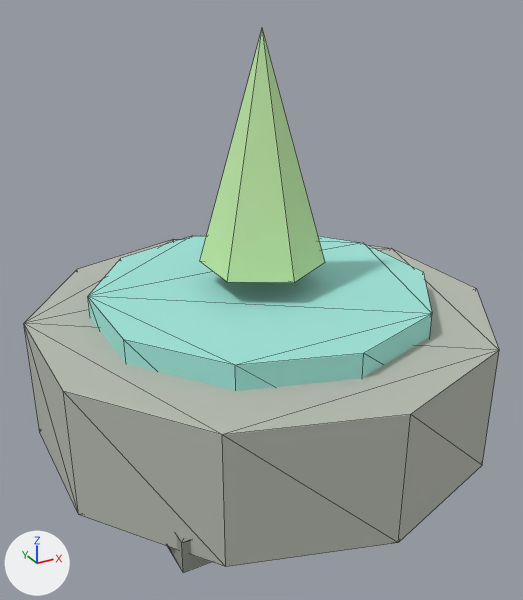
The glTF model assets/models/grove/grove_bloom_well.glb, before and after one commit.
Rendered twice from a 50 mm camera at (-20.9, -38.0, 29.3) aimed at (-0.7, -1.2, 10.9). Lighting does not change. The marker at lower left points along +X, +Y and +Z. The first picture is the older version. Mesh edges are drawn as thin lines. Vertices at exactly the same position are counted once.

Before the edit, the objects in view are built like this:
```python
me_cube = bpy.data.meshes.new('Cube')
me_cube.from_pydata(...)  # a box spanning x -10.5..10.5, y -10.5..10.5, z 1.0..3.0; a 10-sided cylinder along z spanning x -14.3..14.3, y -15.0..15.0, z 2.0..10.0; a 10-sided cylinder along z spanning x -10.5..10.5, y -11.0..11.0, z 6.5..11.5; a 6-sided cone pointing to +z spanning x -3.5..3.5, y -4.0..4.0, z 13.0..27.0
me_cube.materials.append(mat_main)
ob_grove_bloom_well = bpy.data.objects.new('grove_bloom_well', me_cube)
ob_grove_bloom_well.location = (0.0, 0.0, 0.0)
```
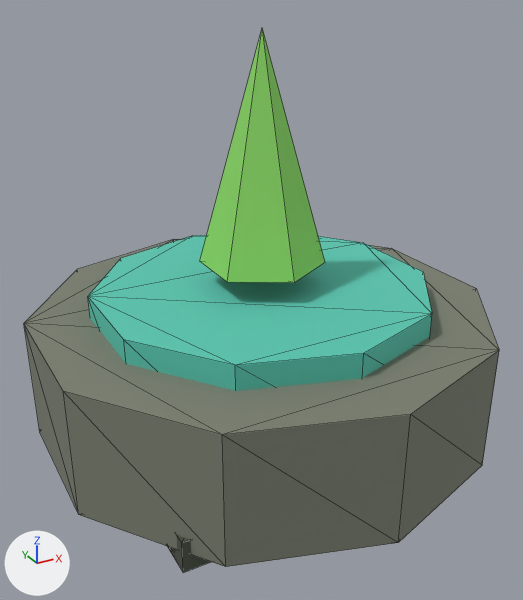
The change, as a diff of the scene's bpy script:
```diff
--- a/assets/models/grove/grove_bloom_well.glb.py
+++ b/assets/models/grove/grove_bloom_well.glb.py
@@ me_cube @@
 me_cube.from_pydata(...)  # 55 vertices, 94 faces; spans x -14.3..14.3, y -15.0..15.0, z 1.0..27.0
 # used by ob_grove_bloom_well; location = (0.0, 0.0, 0.0)
+# me_cube part 1: 36 faces centred in x -14.3..14.3, y -14.0..14.0, z 2.0..10.0 are repainted in the vertex colours; the middle colour goes from grey #b8bcb1 to grey #7a7f70
+# me_cube part 2: 36 faces centred in x -10.5..10.5, y -10.3..10.3, z 6.5..11.5 are repainted in the vertex colours; the middle colour goes from cyan #a0e5da to cyan #59c7b2
+# me_cube part 3: 12 faces centred in x -10.5..10.5, y -10.5..10.5, z 1.0..3.0 are repainted in the vertex colours; the middle colour goes from grey #959b90 to dark grey #4c5447
+# me_cube part 4: 10 faces centred in x -2.3..2.3, y -2.0..2.7, z 13.0..17.7 are repainted in the vertex colours; the middle colour goes from green #c4edaa to green #8cd966
 me_cube.materials.append(mat_main)
```

Changed parts and their boxes (x1, y1, x2, y2) in the pictures (523 x 600 px):
part 1 of me_cube, recoloured (darker): (24, 239, 499, 567) in both
part 2 of me_cube, recoloured (darker): (88, 235, 432, 391) in both
part 3 of me_cube, recoloured (grey to dark grey): (167, 535, 211, 573) in both
part 4 of me_cube, recoloured (darker): (200, 28, 325, 283) in both
